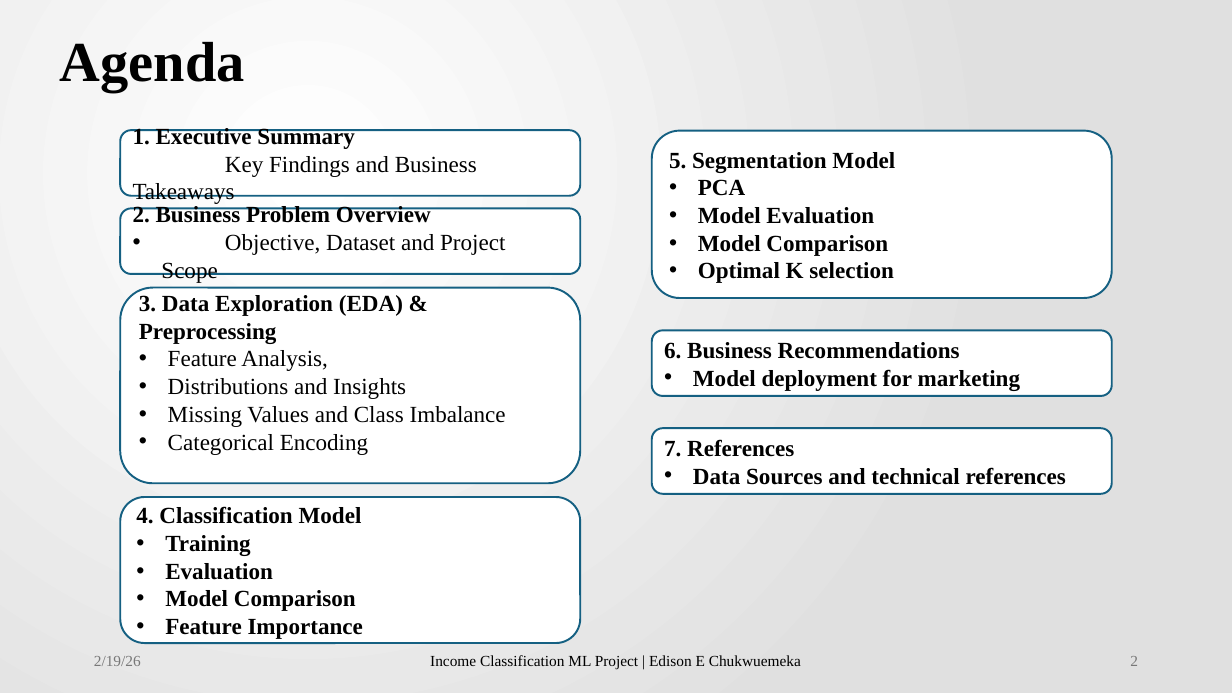
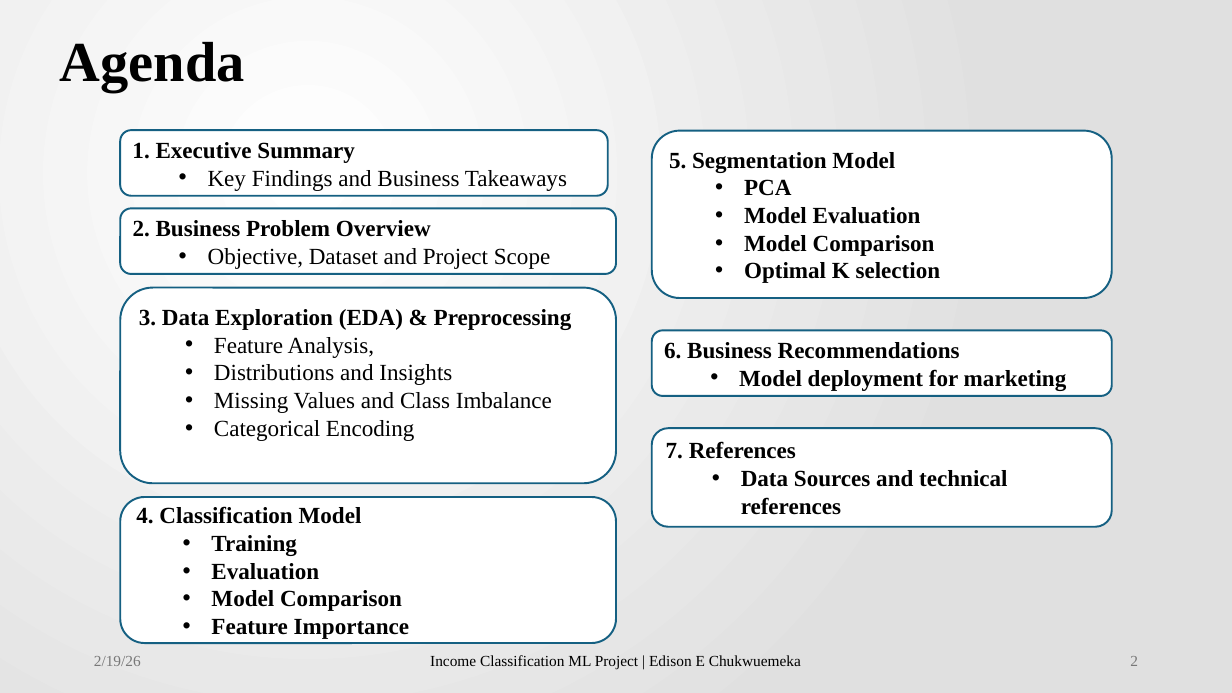
Before and after one commit to chuksedison45/income_classification_segmentation, a slide deck: slide 2 of ML_TAKEHOME_PROJECT-REPORT.pptx. Drawn at 1232x693 pixels with LibreOffice and Linux fonts; fonts in the diff are those of the drawing; background and template pictures are left out. Boxes give left, top, right and bottom in pixels: in the first picture for what was removed or moved away, otherwise in the second. Text is boxed around its words. In the diff, an @@ line names an element or a change of style, - is before the commit and + after.

```diff
--- a/ML_TAKEHOME_PROJECT-REPORT.pptx
+++ b/ML_TAKEHOME_PROJECT-REPORT.pptx
@@ rounded rectangle "1. Executive Summary": place and size @@
-rounded rectangle "1. Executive Summary" at [120, 130, 580, 196]
+rounded rectangle "1. Executive Summary" at [120, 130, 608, 196]
@@ text in rounded rectangle at [208, 170, 567, 191]: bullet none to •; list level 1 to 2 in "Key Findings and Business Takeaways" @@
@@ text in rounded rectangle at [744, 179, 941, 283]: list level 1 to 2 in "PCA"; list level 1 to 2 in "Model Evaluation"; list level 1 to 2 in "Model Comparison"; list level 1 to 2 in "Optimal K selection" @@
@@ rounded rectangle "2. Business Problem Overview": place and size @@
-rounded rectangle "2. Business Problem Overview" at [120, 209, 580, 274]
+rounded rectangle "2. Business Problem Overview" at [120, 209, 616, 274]
@@ text in rounded rectangle at [208, 248, 550, 269]: list level 1 to 2 in "Objective, Dataset and Project Scope" @@
@@ rounded rectangle "3. Data Exploration (EDA) & ...": place and size @@
-rounded rectangle "3. Data Exploration (EDA) & ..." at [120, 287, 580, 483]
+rounded rectangle "3. Data Exploration (EDA) & ..." at [120, 287, 616, 483]
@@ text in rounded rectangle at [214, 337, 552, 441]: list level 1 to 2 in "Feature Analysis,"; list level 1 to 2 in "Distributions and Insights"; list level 1 to 2 in "Missing Values and Class Imbalance"; list level 1 to 2 in "Categorical Encoding" @@
@@ text in rounded rectangle at [739, 369, 1067, 391]: list level 1 to 2 in "Model deployment for marketing" @@
@@ rounded rectangle "7. References": place and size @@
-rounded rectangle "7. References" at [652, 428, 1112, 494]
+rounded rectangle "7. References" at [652, 428, 1112, 527]
@@ text in rounded rectangle at [741, 470, 1007, 515]: list level 1 to 2 in "Data Sources and technical references" @@
@@ rounded rectangle "4. Classification Model": place and size @@
-rounded rectangle "4. Classification Model" at [120, 497, 580, 643]
+rounded rectangle "4. Classification Model" at [120, 497, 616, 643]
@@ text in rounded rectangle at [211, 535, 409, 639]: list level 1 to 2 in "Training"; list level 1 to 2 in "Evaluation"; list level 1 to 2 in "Model Comparison"; list level 1 to 2 in "Feature Importance" @@
```
Also in this commit, not shown: 2 other slides changed, 2 other files.
